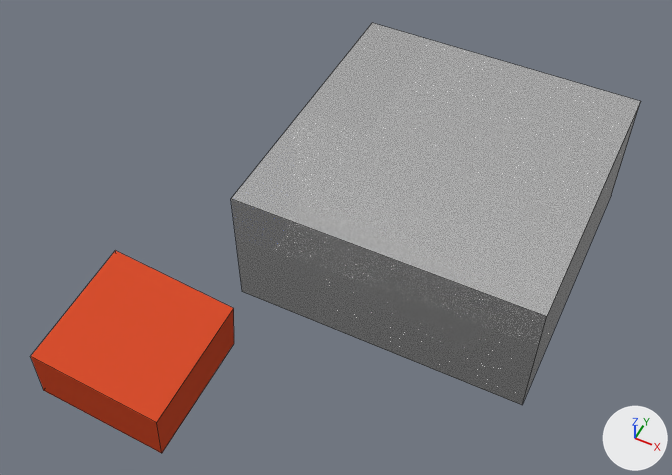
What one commit did to the Blender file 3dmodel/model.blend.
Both versions are drawn from a camera (50 mm lens) standing at (-81.96, -17.22, 14.76) and looking at (-86.95, -7.23, 2.26). Lighting does not change. The marker at lower right points along +X, +Y and +Z. The first picture is the older version. Mesh edges are drawn as thin lines.

Names of what the first picture shows: 'Ocean', 'boat2'.
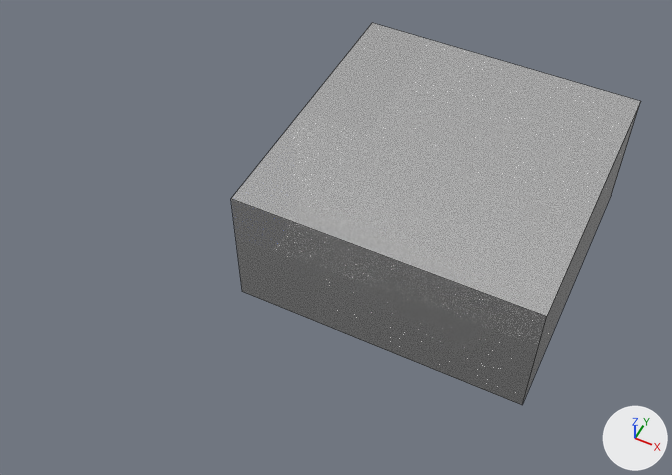
Where the newer file only moved an object's origin or applied its transform, the numbers keep the older frame.

Pixel boxes (x1, y1, x2, y2) of what changed, in the pictures (672 x 475 px):
'boat2', hidden (red)
    before: (31, 250, 234, 453)

The change in detail:
me_cube_005 is used by ob_boat2; location (-89.46, -10.16, 0.92); rotation (0.129, -0.0669, 1.571), in degrees (7.4, -3.8, 90); scale (1.25, 1.25, 0.659).
me_cube_005 had 8 vertices, 6 faces and spanned x -1.0..1.0, y -1.0..1.0, z -1.0..1.0.
me_cube_005 now has 8 vertices, 6 faces and spans x 7.17..8.95, y -72.09..-70.19, z 12.74..17.31.
Part 1, on me_cube_005:
Vertex 0 of me_cube_005 moves from (-1.0, -1.0, -1.0) at pixel (161, 453) to (8.85, -70.19, 15.64).
Vertex 1 of me_cube_005 moves from (-1.0, -1.0, 1.0) at pixel (156, 422) to (8.77, -70.57, 12.74).
Vertex 2 of me_cube_005 moves from (-1.0, 1.0, -1.0) at pixel (43, 390) to (7.26, -70.24, 15.75).
Vertex 3 of me_cube_005 moves from (-1.0, 1.0, 1.0) at pixel (30, 356) to (7.17, -70.62, 12.85).
Vertex 4 of me_cube_005 moves from (1.0, -1.0, -1.0) at pixel (234, 343) to (8.95, -71.66, 17.2).
Vertex 5 of me_cube_005 moves from (1.0, -1.0, 1.0) at pixel (233, 308) to (8.86, -72.04, 14.31).
Vertex 6 of me_cube_005 moves from (1.0, 1.0, -1.0) to (7.35, -71.71, 17.31).
Vertex 7 of me_cube_005 moves from (1.0, 1.0, 1.0) at pixel (115, 250) to (7.26, -72.09, 14.41).
Object 'boat2' (ob_boat2) is now hidden.
